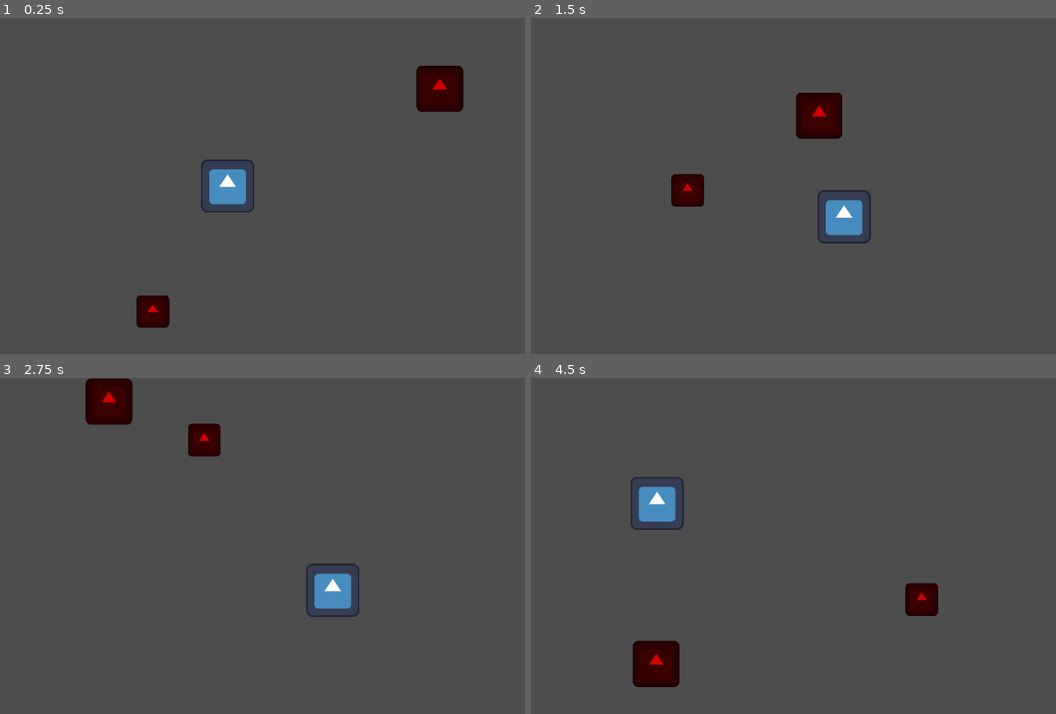
Above: before the commit, frames 1-4 (two rows, left to right).
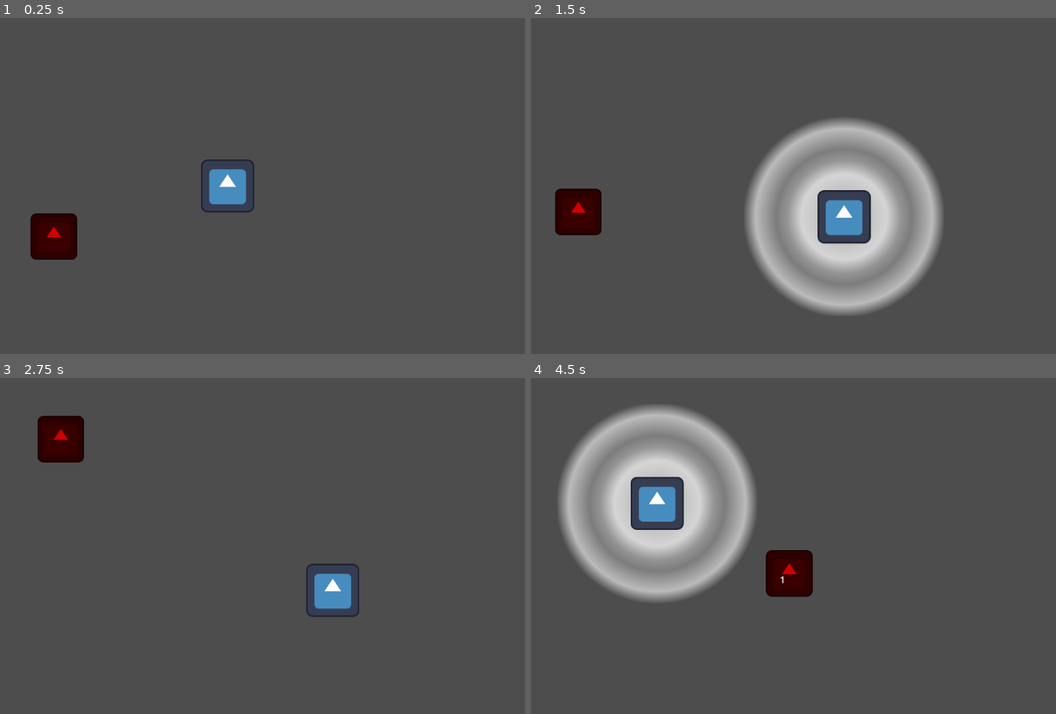
Above: after the commit, the same moments.

Repository: buysnoah/game-off-2025
Game: Godot game, scene res://scenes/main.tscn
Same seed, same stepped clock (60 frames per second), same inputs: the game is played once before the commit and once after it. The engine's default icon, where the game draws it, is replaced by a stand-in: a white triangle on a blue panel in a dark square.
Inputs:
- Up to frame 1 (0.25 s): no input
- Up to frame 2 (1.5 s): hold D (move_right) 0.53-1.28 s; hold Space (attack, bound only after the commit) 0.53-1.28 s; hold S (move_down) from 1.28 s (still down); tap Space (attack, bound only after the commit) at 1.35 s
- Up to frame 3 (2.75 s): release S (move_down) at 2.03 s; hold D (move_right) from 2.03 s (still down); hold Space (attack, bound only after the commit) from 2.03 s (still down)
- Up to frame 4 (4.5 s): release D (move_right) at 2.78 s; release Space (attack, bound only after the commit) at 2.78 s; hold W (move_up) 2.78-3.53 s; tap Space (attack, bound only after the commit) at 2.85, 4.35 s; hold Space (attack, bound only after the commit) 3.53-4.28 s; hold A (move_left) from 3.53 s (still down)

The runs differ from the first frame. In frame 1, 3.0% of the frame differs, in the area x 5-89%, y 14-93%; in frame 2, 18%; in frame 3, 3.0%; in frame 4, 19%, in the area x 5-78%, y 8-92%.

Commit message:
Add damage numbers

Diff:
--- a/project.godot
+++ b/project.godot
@@ -14,6 +14,10 @@
 run/main_scene="uid://12pq3vl503f4"
 config/features=PackedStringArray("4.5", "GL Compatibility")
 config/icon="res://icon.svg"
+
+[autoload]
+
+DamageNumbers="*res://singletons/damage_numbers.gd"
 
 [dotnet]
 
@@ -49,6 +53,13 @@
 , Object(InputEventJoypadMotion,"resource_local_to_scene":false,"resource_name":"","device":-1,"axis":0,"axis_value":1.0,"script":null)
 ]
 }
+attack={
+"deadzone": 0.2,
+"events": [Object(InputEventKey,"resource_local_to_scene":false,"resource_name":"","device":-1,"window_id":0,"alt_pressed":false,"shift_pressed":false,"ctrl_pressed":false,"meta_pressed":false,"pressed":false,"keycode":0,"physical_keycode":32,"key_label":0,"unicode":32,"location":0,"echo":false,"script":null)
+, Object(InputEventKey,"resource_local_to_scene":false,"resource_name":"","device":-1,"window_id":0,"alt_pressed":false,"shift_pressed":false,"ctrl_pressed":false,"meta_pressed":false,"pressed":false,"keycode":0,"physical_keycode":4194326,"key_label":0,"unicode":0,"location":0,"echo":false,"script":null)
+, Object(InputEventJoypadButton,"resource_local_to_scene":false,"resource_name":"","device":-1,"button_index":0,"pressure":0.0,"pressed":false,"script":null)
+]
+}
 
 [layer_names]
 
--- a/scenes/clap_attack.tscn
+++ b/scenes/clap_attack.tscn
@@ -22,7 +22,6 @@
 script = ExtResource("1_3v0jj")
 
 [node name="Timer" type="Timer" parent="."]
-autostart = true
 
 [node name="Area2D" type="Area2D" parent="."]
 collision_layer = 0
--- a/scenes/enemy.gd
+++ /dev/null
@@ -1,36 +0,0 @@
-extends CharacterBody2D
-
-@export var TARGET: Node2D
-
-@export var MIN_DISTANCE = 100
-
-@export var ATTACK_TIME: float = 1
-
-@export var SPEED = 500.0
-
-@export var MOVEMENT_RIGIDITY = 0.9
-@export var MOVEMENT_FLOAT = 2
-
-func _ready() -> void:
-	$AttackTimer.wait_time = ATTACK_TIME
-
-func _physics_process(delta: float) -> void:
-	var direction = TARGET.position - position
-
-	var desiredVelocity = direction.normalized() * SPEED
-
-	if direction.length() > MIN_DISTANCE:
-		var weight = delta * MOVEMENT_RIGIDITY
-		velocity = velocity.lerp(desiredVelocity, weight)
-	else:
-		var deceleration = SPEED * delta * ( 1 / max(MOVEMENT_FLOAT, 0.01) )
-		velocity = velocity.move_toward(Vector2.ZERO, deceleration)
-
-	move_and_slide()
-
-
-func _on_hurtbox_body_entered(body: Node2D) -> void:
-	while body in $Hurtbox.get_overlapping_bodies():
-		print("Attack!!")
-		$AttackTimer.start()
-		await $AttackTimer.timeout
--- a/scenes/main.tscn
+++ b/scenes/main.tscn
@@ -10,18 +10,6 @@
 
 [node name="Player" parent="." instance=ExtResource("1_o5qli")]
 
-[node name="Enemy2" parent="." node_paths=PackedStringArray("TARGET") instance=ExtResource("2_0wfyh")]
-position = Vector2(-151.00005, 254)
-scale = Vector2(0.7, 0.7)
-TARGET = NodePath("../Player")
-
-[node name="Enemy" parent="." node_paths=PackedStringArray("TARGET") instance=ExtResource("2_0wfyh")]
-position = Vector2(411.00006, -189.00002)
-TARGET = NodePath("../Player")
-SPEED = 1000.0
-MOVEMENT_RIGIDITY = 0.1
-MOVEMENT_FLOAT = 4
-
 [node name="Camera2D" type="Camera2D" parent="."]
 scale = Vector2(0.7999999, 0.7999999)
 position_smoothing_enabled = true
@@ -32,4 +20,10 @@
 editor_draw_limits = true
 editor_draw_drag_margin = true
 
+[node name="Enemy" parent="." node_paths=PackedStringArray("TARGET") instance=ExtResource("2_0wfyh")]
+position = Vector2(-342, 100)
+TARGET = NodePath("../Player")
+SPEED = 300.0
+MOVEMENT_FLOAT = 1
+
 [connection signal="died" from="Player" to="." method="_on_player_died"]
--- a/scenes/player.gd
+++ /dev/null
@@ -1,21 +0,0 @@
-extends CharacterBody2D
-
-@export var SPEED = 500.0
-@export var HEALTH = 100
-
-@export var MOVE_RIGIDITY = 9
-@export var MOVE_FLOAT = 0.2
-
-func _physics_process(delta: float) -> void:
-	var direction = Input.get_vector("move_left", "move_right", "move_up", "move_down")
-
-	var desiredVelocity = direction * SPEED
-
-	if direction:
-		var weight = delta * MOVE_RIGIDITY
-		velocity = velocity.lerp(desiredVelocity, weight)
-	else:
-		var deceleration = SPEED * delta * ( 1 / max(MOVE_FLOAT, 0.01) )
-		velocity = velocity.move_toward(Vector2.ZERO, deceleration)
-
-	move_and_slide()
--- a/scenes/player.tscn
+++ b/scenes/player.tscn
@@ -22,5 +22,6 @@
 texture = ExtResource("2_i3pqv")
 
 [node name="ClapAttack" parent="." instance=ExtResource("3_qhqgy")]
+scale = Vector2(1.2, 1.2)
 
 [connection signal="hit" from="ClapAttack" to="." method="_on_clap_attack_hit"]
--- a/scripts/clap_attack.gd
+++ b/scripts/clap_attack.gd
@@ -3,17 +3,8 @@
 signal hit(body: PhysicsBody2D)
 
 @export var CLAP_SPEED: float = 1
-@export var RADIUS = 200
 
-func _ready() -> void:
-	$Timer.wait_time = 1 / CLAP_SPEED
-	var circle = $Area2D/CollisionShape2D.shape as CircleShape2D
-	circle.radius = RADIUS
-
-func _process(_delta: float) -> void:
-	pass
-
-func _on_timer_timeout() -> void:
+func attack():
 	$Sprite2D.visible = true
 
 	for body in $Area2D.get_overlapping_bodies():
@@ -21,3 +12,12 @@
 
 	await get_tree().create_timer(0.2).timeout
 	$Sprite2D.visible = false
+
+func _ready() -> void:
+	$Timer.wait_time = 1 / CLAP_SPEED
+
+func _process(_delta: float) -> void:
+	pass
+
+func _on_timer_timeout() -> void:
+	attack()
--- a/scripts/enemy.gd
+++ b/scripts/enemy.gd
@@ -39,10 +39,15 @@
 	move_and_slide()
 
 func _on_hurtbox_body_entered(body: Node2D) -> void:
-	if "HEALTH" in body and body.has_method("die"):
+	if "HEALTH" in body and body.has_method("die_to"):
 		while body in $Hurtbox.get_overlapping_bodies():
 			body.HEALTH -= 1
-			if body.HEALTH <= 0:
-				body.die(self)
+			var killed = body.HEALTH <= 0
+
+			DamageNumbers.display_number(1, body.position)
+
+			if killed:
+				body.die_to(self)
+
 			$AttackTimer.start()
 			await $AttackTimer.timeout
--- a/scripts/player.gd
+++ b/scripts/player.gd
@@ -8,8 +8,8 @@
 @export var MOVE_RIGIDITY = 9
 @export var MOVE_FLOAT = 0.2
 
-func die(killer):
-	print("Player dided to " + killer.name)
+func die_to(killer):
+	print("Player died to " + killer.name)
 	died.emit(killer)
 
 func _physics_process(delta: float) -> void:
@@ -26,8 +26,16 @@
 
 	move_and_slide()
 
+func _unhandled_input(event: InputEvent) -> void:
+	if event.is_action_pressed("attack"):
+		$ClapAttack.attack()
+
 func _on_clap_attack_hit(body) -> void:
 	if "HEALTH" in body and body.has_method("die"):
 		body.HEALTH -= 1
-		if body.HEALTH <= 0:
+		var killed = body.HEALTH <= 0
+
+		DamageNumbers.display_number(1, body.position)
+
+		if killed:
 			body.die()
--- /dev/null
+++ b/singletons/damage_numbers.gd
@@ -0,0 +1,41 @@
+extends Node
+
+func display_number(value: int, position: Vector2, is_critical: bool = false):
+	var number = Label.new()
+	number.global_position = position
+	number.text = str(value)
+	number.z_index = 5
+	number.label_settings = LabelSettings.new()
+
+	var color = "#FFF"
+	if is_critical:
+		color = "#B22"
+
+	if value == 0:
+		color = "#FFF8"
+
+	number.label_settings.font_color = color
+	number.label_settings.font_size = 18
+	number.label_settings.outline_color = "#000"
+	number.label_settings.outline_size = 1
+
+	call_deferred("add_child", number)
+
+	await number.resized
+	number.pivot_offset = Vector2(number.size / 2)
+
+	var tween = get_tree().create_tween()
+	tween.set_parallel(true)
+	tween.tween_property(
+		number, "position:y", number.position.y - 24, 0.25
+	).set_ease(Tween.EASE_OUT)
+	tween.tween_property(
+		number, "position:y", number.position.y, 0.5
+	).set_ease(Tween.EASE_IN).set_delay(0.25)
+	tween.tween_property(
+		number, "scale", Vector2.ZERO, 0.25
+	).set_ease(Tween.EASE_IN).set_delay(0.25)
+
+	await tween.finished
+
+	number.queue_free()
Not shown, removed: scenes/enemy.gd.uid
Not shown, removed: scenes/player.gd.uid
Not shown, added: singletons/damage_numbers.gd.uid
